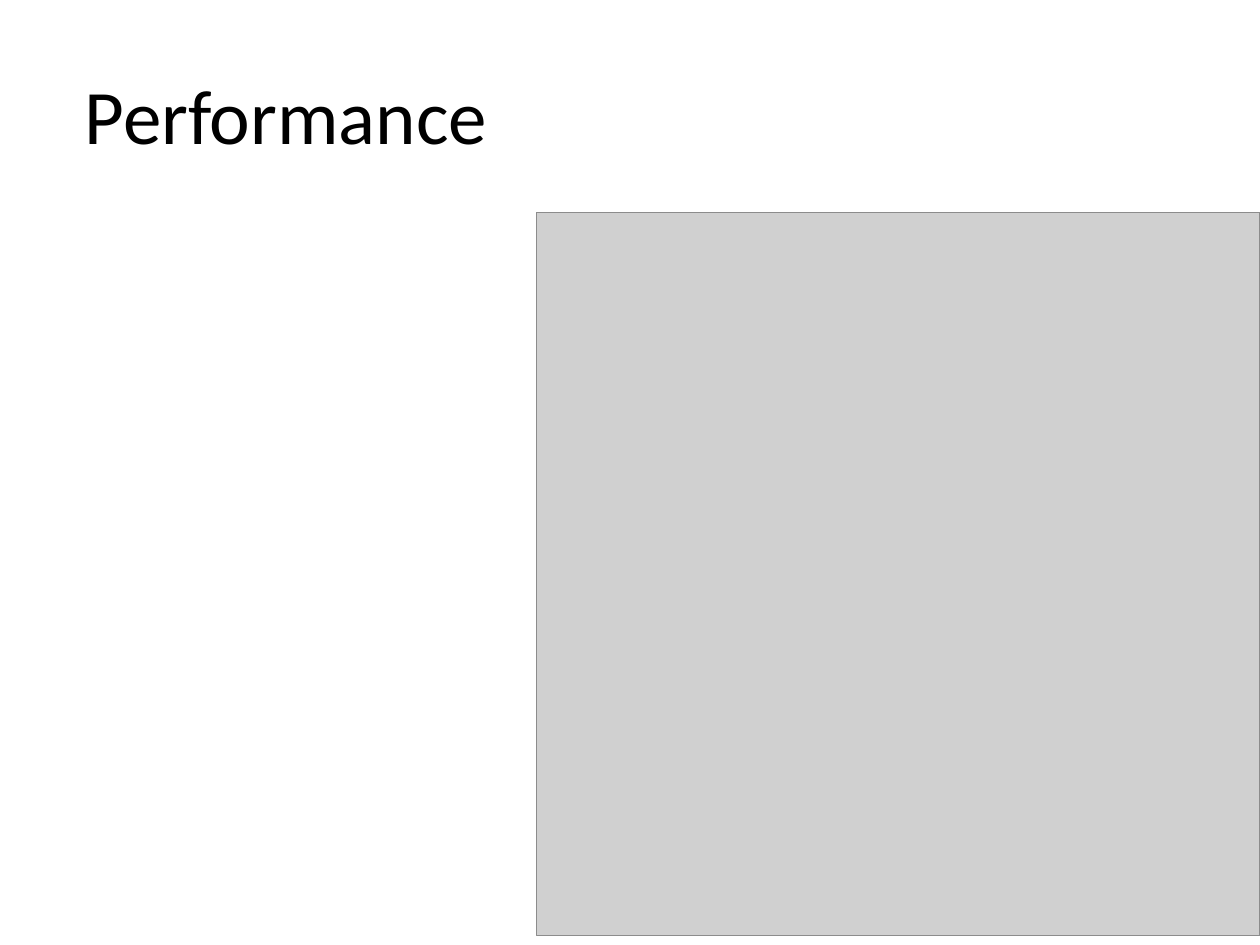
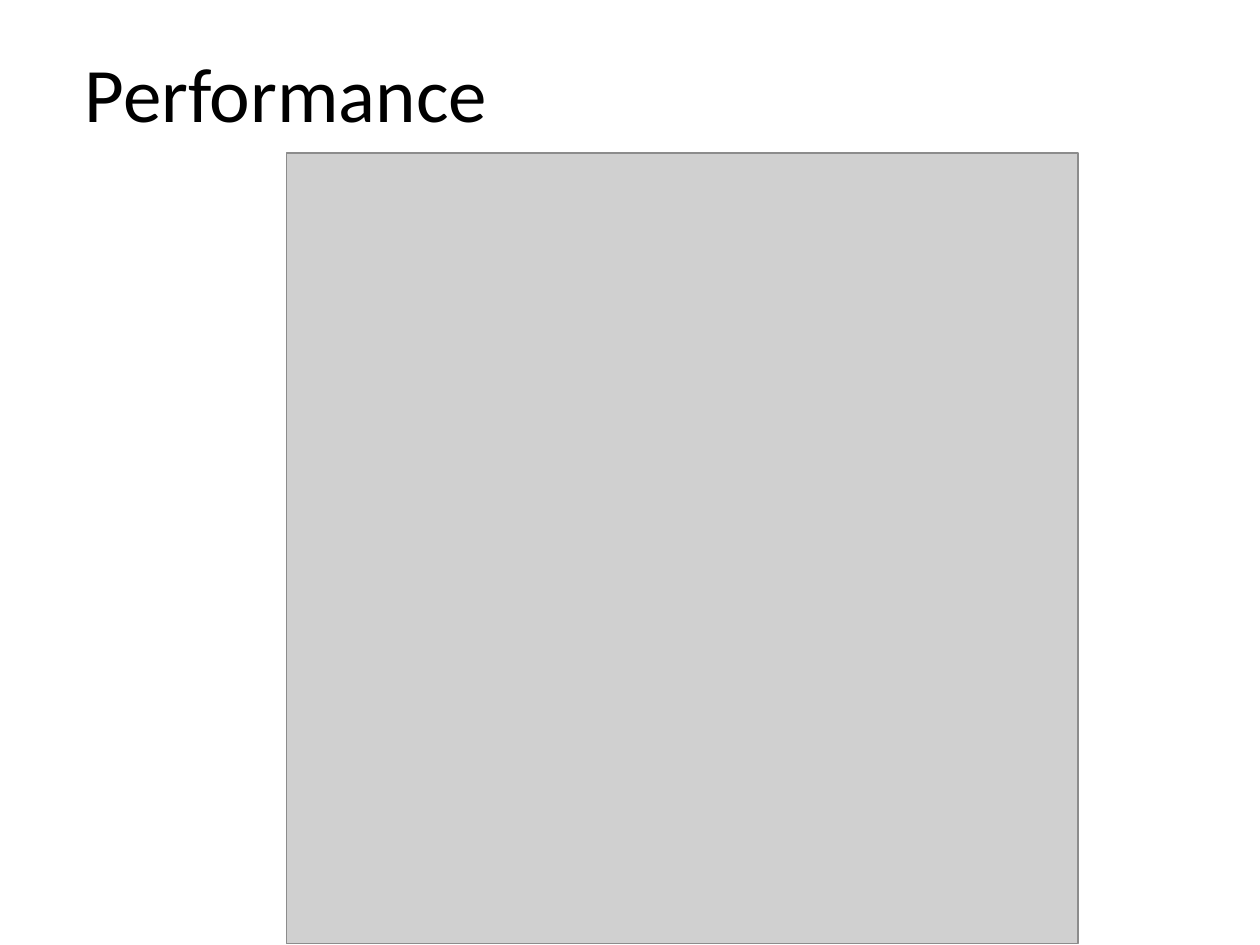
Before and after one commit to BastianValhoj/QTM-ML, a slide deck: slide 3 of meeting_notes/presentation.pptx (slide 17 before the commit). Drawn at 1260x945 pixels with LibreOffice and Linux fonts; fonts in the diff are those of the drawing; grey boxes stand for pictures. Boxes give left, top, right and bottom in pixels: in the first picture for what was removed or moved away, otherwise in the second. Text is boxed around its words. In the diff, an @@ line names an element or a change of style, - is before the commit and + after.

```diff
--- a/meeting_notes/presentation.pptx
+++ b/meeting_notes/presentation.pptx
@@ title "Performance": place and size @@
-title "Performance" at box(85, 91, 487, 145)
+title "Performance" at box(85, 69, 487, 123)
@@ picture: place and size @@
-picture at box(537, 213, 1260, 936)
+picture at box(286, 152, 1079, 944)
```
Also in this commit, not shown: 22 other slides changed, 7 slides added, 2 slides removed.
